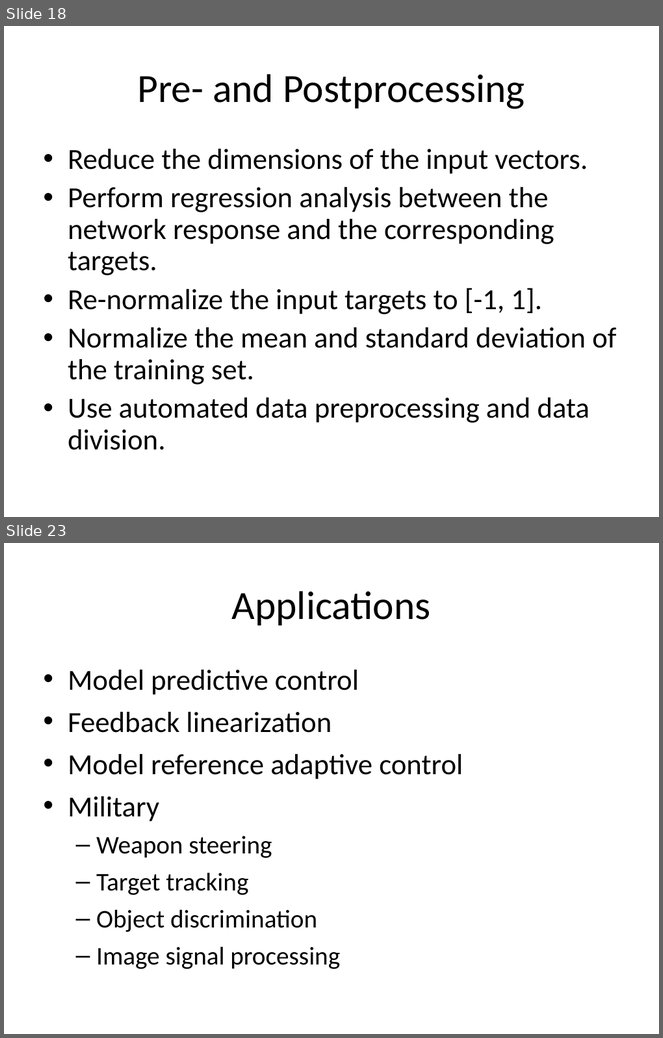
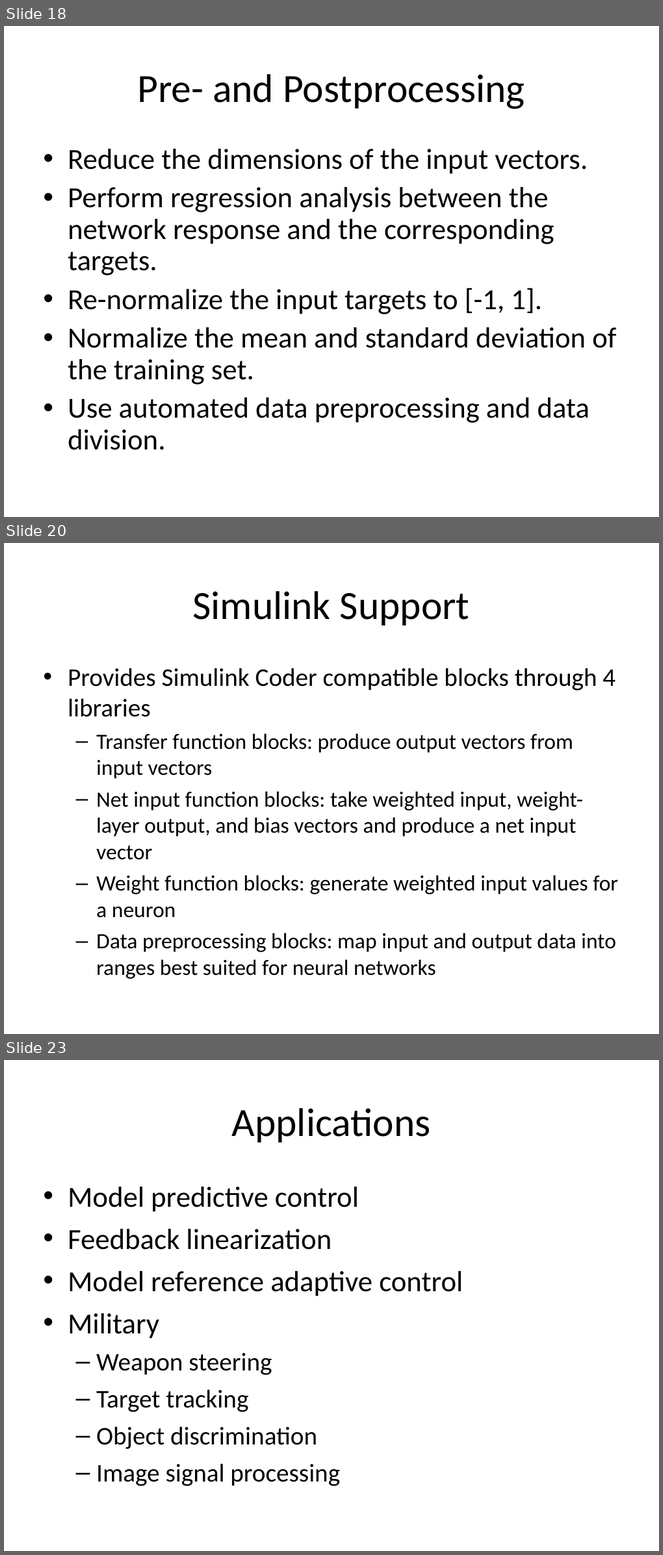
Before and after one commit to mazzas/School, a slide deck: SE4910/Project/Neural Network Toolbox.ppt. Shown one above the other, each under a label of ours: slides 18 and 23 before the commit, slides 18, 20 and 23 after it; the slides between them are not shown. The pictures are 663x1038 and 663x1555 pixels, drawn with LibreOffice and Linux fonts; fonts in the diff are those of the drawing. Boxes give left, top, right and bottom in pixels: in the first picture for what was removed or moved away, otherwise in the second. Text is boxed around its words. In the diff, an @@ line names an element or a change of style, - is before the commit and + after.

```diff
--- a/SE4910/Project/Neural Network Toolbox.ppt
+++ b/SE4910/Project/Neural Network Toolbox.ppt
@@ slide 20 added at (x1=4, y1=543, x2=659, y2=1034), background #FFFFFF @@
@@ title added at (x1=192, y1=591, x2=470, y2=626), 44 pt, text #000000 @@
+Simulink Support
@@ text added at (x1=68, y1=668, x2=618, y2=979), 24 pt, text #000000 @@
+• Provides Simulink Coder compatible blocks through 4 libraries
+  – Transfer function blocks: produce output vectors from input vectors
+  – Net input function blocks: take weighted input, weight-layer output, and bias vectors and produce a net input vector
+  – Weight function blocks: generate weighted input values for a neuron
+  – Data preprocessing blocks: map input and output data into ranges best suited for neural networks
```
Also in this commit, not shown: 7 slides changed, 2 other slides added, 3 slides removed.
